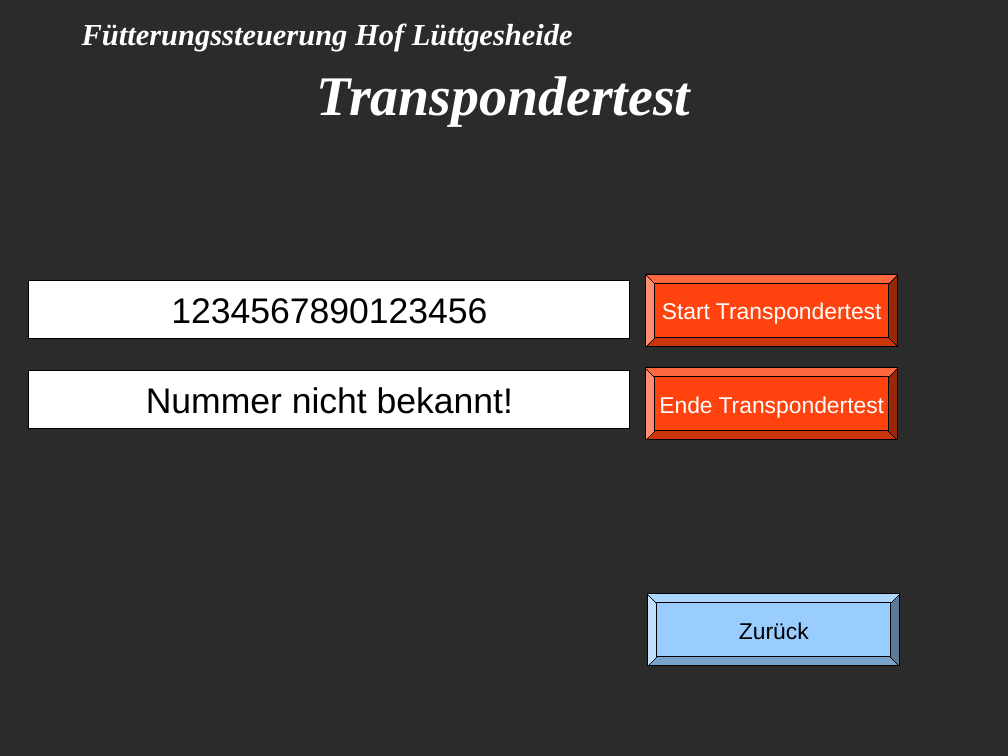
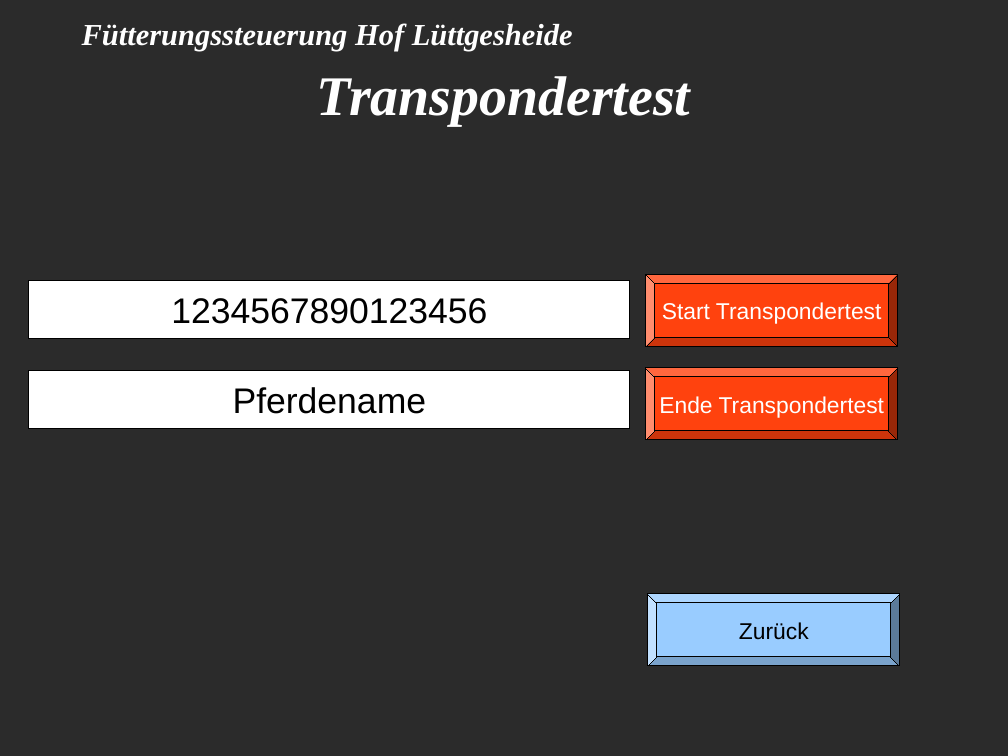
Before and after one commit to Kalle01/Pferde-Fuettterungssteuerung, a slide deck: slide 11 of allgemeine_Dokumente/Beschreibung.Menuestruktur.odp (slide 10 before the commit). Drawn at 1008x756 pixels with LibreOffice and Linux fonts; fonts in the diff are those of the drawing; background and template pictures are left out; a plain dark background stands for a picture behind light text. Boxes give left, top, right and bottom in pixels: in the first picture for what was removed or moved away, otherwise in the second. Text is boxed around its words. In the diff, an @@ line names an element or a change of style, - is before the commit and + after.

```diff
--- a/allgemeine_Dokumente/Beschreibung.Menuestruktur.odp
+++ b/allgemeine_Dokumente/Beschreibung.Menuestruktur.odp
@@ text in rectangle at (233, 387, 426, 414): text changed @@
-Nummer nicht bekannt!
+Pferdename
```
Also in this commit, not shown: 4 other slides changed, 1 slide added, 4 other files.
